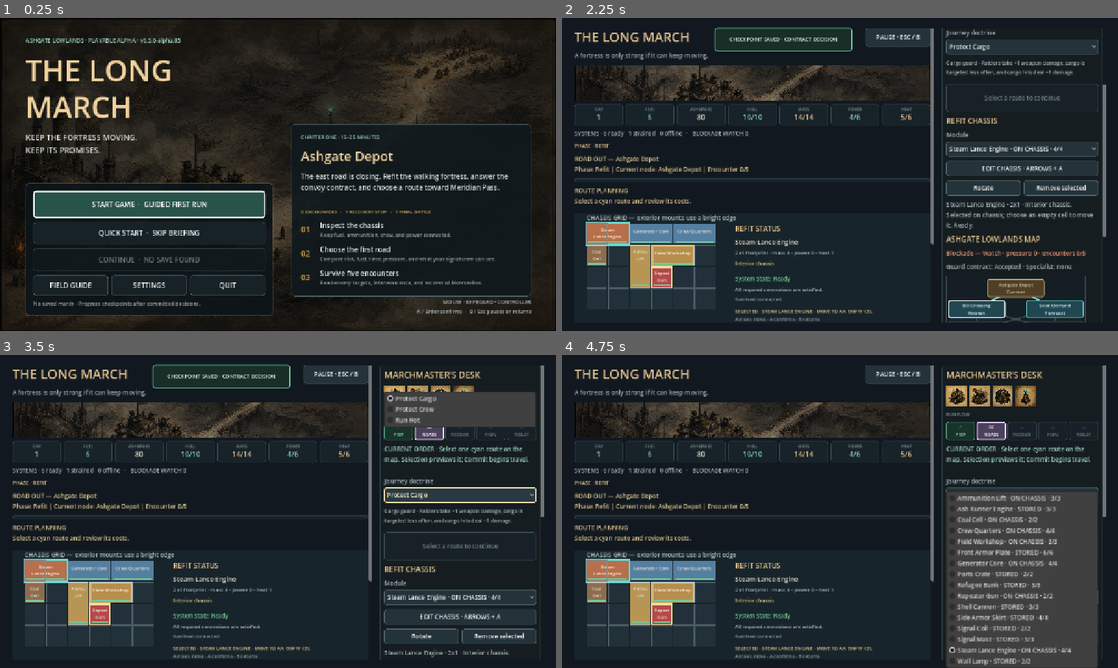
Above: before the commit, frames 1-4 (two rows, left to right).
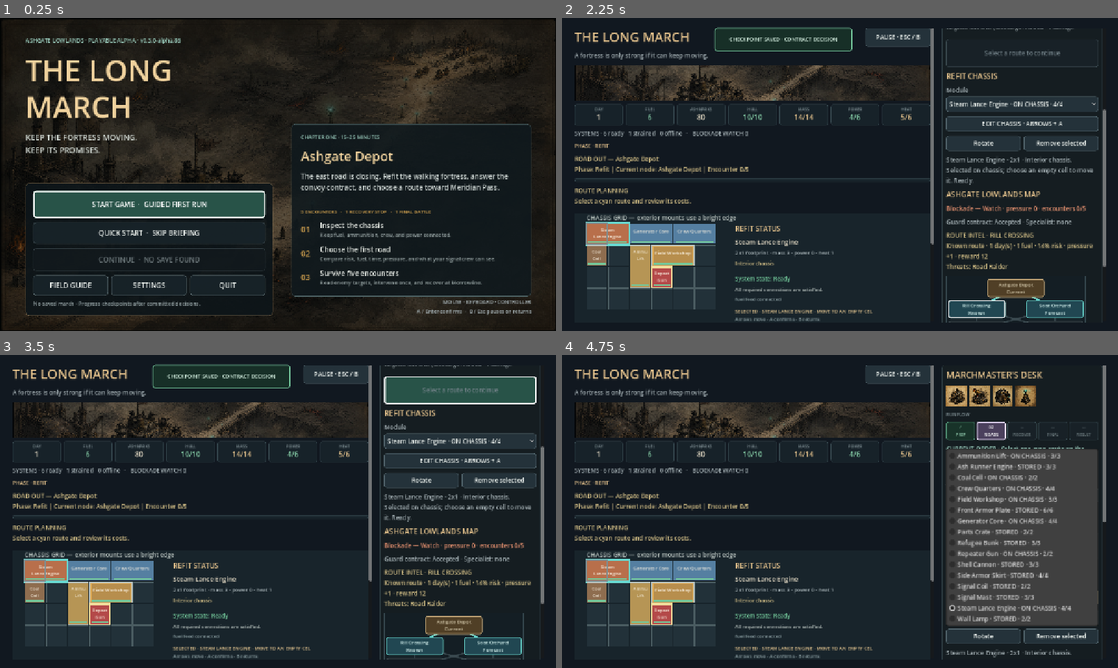
Above: after the commit, the same moments.

Repository: raphaelroshan/the-long-march
Game: Godot game, scene res://scenes/App.tscn
Same seed, same stepped clock (60 frames per second), same inputs: the game is played once before the commit and once after it.
Inputs (mouse positions are in pixels of both pictures, inside the frame that each line leads up to):
- Up to frame 1 (0.25 s): no input
- Up to frame 2 (2.25 s): click "START GAME · GUIDED FIRST RUN" at 0.5 s; click "SKIP BRIEFING" at 1.25 s; click "Guard the convoy" at 2 s
- Up to frame 3 (3.5 s): click (461, 383) at 2.75 s, where only the run before the commit has a clickable "Protect Cargo"
- Up to frame 4 (4.75 s): click (1023, 495) at 3.5 s, where only the run before the commit has a clickable "Protect Cargo"; click "Steam Lance Engine · ON CHASS…" at 4.25 s

The runs differ from the first frame. In frame 1, less than 0.1% of the frame differs, in the area x 31-33%, y 6-8%; in frame 2, 9.2%; in frame 3, 15%, in the area x 68-98%, y 3-98%; in frame 4, 9.3%.

Commit message:
Surface route intel above the map

Diff:
--- a/project.godot
+++ b/project.godot
@@ -4,7 +4,7 @@
 
 [application]
 config/name="The Long March"
-config/version="0.3.0-alpha.85"
+config/version="0.3.0-alpha.86"
 run/main_scene="res://scenes/App.tscn"
 config/features=PackedStringArray("4.4", "GL Compatibility")
 
--- a/src/ui/campaign_map.gd
+++ b/src/ui/campaign_map.gd
@@ -3,8 +3,9 @@
 
 signal node_selected(node_id: String)
 signal route_committed(node_id: String)
-
-const MAP_SIZE := Vector2(320, 356)
+signal node_inspected(node_id: String, detail: String)
+
+const MAP_SIZE := Vector2(320, 292)
 const NODE_SIZE := Vector2(132, 40)
 const NODE_ORDER := [
 	"ashgate_depot",
@@ -52,7 +53,6 @@
 var current_previews: Dictionary = {}
 var interaction_is_blocked: bool = false
 var selected_node: String = ""
-var detail_label: Label
 var commit_button: Button
 
 func _init() -> void:
@@ -60,15 +60,6 @@
 	size_flags_horizontal = Control.SIZE_EXPAND_FILL
 	mouse_filter = Control.MOUSE_FILTER_PASS
 	_build_node_buttons()
-	detail_label = Label.new()
-	detail_label.position = Vector2(8, 296)
-	detail_label.size = Vector2(304, 55)
-	detail_label.horizontal_alignment = HORIZONTAL_ALIGNMENT_CENTER
-	detail_label.vertical_alignment = VERTICAL_ALIGNMENT_CENTER
-	detail_label.autowrap_mode = TextServer.AUTOWRAP_WORD_SMART
-	detail_label.add_theme_font_size_override("font_size", 11)
-	detail_label.add_theme_color_override("font_color", Color("#c8d1d1"))
-	add_child(detail_label)
 	commit_button = Button.new()
 	commit_button.custom_minimum_size = Vector2(0, 64)
 	commit_button.size_flags_horizontal = Control.SIZE_EXPAND_FILL
@@ -170,19 +161,21 @@
 	return "Unscouted route · %d day(s) · %d fuel\nBroad warning: %s. Risk, reward, and exact contacts are unknown." % [int(preview.get("days", 0)), int(preview.get("fuel", 0)), String(preview.get("threat_hint", "uncertain pressure"))]
 
 func _show_node_detail(node_id: String) -> void:
+	node_inspected.emit(node_id, detail_for(node_id))
+
+func detail_for(node_id: String) -> String:
 	var status := status_for(node_id)
 	if status in ["available", "selected"]:
-		detail_label.text = ("SELECTED — " if status == "selected" else "") + _preview_tooltip(current_previews.get(node_id, {}))
-	elif status == "closed":
-		detail_label.text = "%s is closed at Break pressure. Reliable forecasting can reopen it." % String(SHORT_NAMES.get(node_id, node_id))
-	elif status == "blocked":
-		detail_label.text = "Resolve the current contract or local decision before taking this road."
-	elif status == "current":
-		detail_label.text = "%s is the fortress's current position." % String(SHORT_NAMES.get(node_id, node_id))
-	elif status == "secured":
-		detail_label.text = "%s is secured behind the fortress." % String(SHORT_NAMES.get(node_id, node_id))
-	else:
-		detail_label.text = "%s is charted but not yet reachable." % String(SHORT_NAMES.get(node_id, node_id))
+		return ("SELECTED — " if status == "selected" else "") + _preview_tooltip(current_previews.get(node_id, {}))
+	if status == "closed":
+		return "%s is closed at Break pressure. Reliable forecasting can reopen it." % String(SHORT_NAMES.get(node_id, node_id))
+	if status == "blocked":
+		return "Resolve the current contract or local decision before taking this road."
+	if status == "current":
+		return "%s is the fortress's current position." % String(SHORT_NAMES.get(node_id, node_id))
+	if status == "secured":
+		return "%s is secured behind the fortress." % String(SHORT_NAMES.get(node_id, node_id))
+	return "%s is charted but not yet reachable." % String(SHORT_NAMES.get(node_id, node_id))
 
 func configure(view: Dictionary) -> void:
 	campaign_edges = view.get("edges", {}).duplicate(true)
@@ -256,14 +249,11 @@
 			var days := int(selected_preview.get("days", 0))
 			commit_button.text = "COMMIT · %s\n%d DAY%s · %d FUEL · %.0f%% RISK\nHEAT %d/%d · PRESSURE +%d" % [String(SHORT_NAME …(232 unchanged characters)…
 			commit_button.tooltip_text = "Pay the displayed route costs and begin this encounter."
-		_show_node_detail(selected_node)
 	elif not available_nodes.is_empty():
 		commit_button.text = "Select a route to continue"
 		commit_button.tooltip_text = "Choose one of the cyan route nodes before committing."
-		_show_node_detail(available_nodes[0])
 	elif not current_node.is_empty():
 		commit_button.text = "No route selected"
-		_show_node_detail(current_node)
 	queue_redraw()
 
 func _to_string_array(value: Variant) -> Array[String]:
--- a/src/ui/main.gd
+++ b/src/ui/main.gd
@@ -612,6 +612,7 @@
 	campaign_map = CampaignMapView.new()
 	campaign_map.node_selected.connect(_on_campaign_node_selected)
 	campaign_map.route_committed.connect(_on_campaign_route_committed)
+	campaign_map.node_inspected.connect(_on_campaign_node_inspected)
 	campaign_node_buttons = campaign_map.node_buttons
 	campaign_commit_button = campaign_map.commit_button
 	campaign_map.remove_child(campaign_commit_button)
@@ -653,6 +654,7 @@
 	route_preview_label.custom_minimum_size = Vector2(320, 64)
 	route_preview_label.add_theme_color_override("font_color", Color("#d8c389"))
 	controls.add_child(route_preview_label)
+	controls.move_child(route_preview_label, campaign_map.get_index())
 
 	travel_button = Button.new()
 	travel_button.text = "Depart: Ashgate → Morrowline"
@@ -1239,6 +1241,12 @@
 	_set_event("Route selected: %s. Review its costs and forecast, then commit when ready." % String(preview.get("name", node_id)))
 	_refresh_ui()
 	_focus_control(campaign_commit_button)
+
+func _on_campaign_node_inspected(node_id: String, detail: String) -> void:
+	if not campaign_map.visible:
+		return
+	var node_name := String(LongMarchState.CAMPAIGN_NODES.get(node_id, {}).get("name", node_id))
+	route_preview_label.text = "ROUTE INTEL · %s\n%s" % [node_name.to_upper(), detail]
 
 func _on_campaign_route_committed(node_id: String) -> void:
 	if node_id.is_empty() or node_id != selected_campaign_node_id:
@@ -1858,6 +1866,10 @@
 		route_preview_label.text = "Run complete — %s." % state.final_result.replace("_", " ").capitalize()
 	else:
 		route_preview_label.text = "On the road — risk %.0f%%, pressure %d, doctrine %s." % [state.current_route_risk * 100.0, state.encounter_pressure, state.encounter_target_doctrine.replace("_", " ").capitalize()]
+	var focus_owner := get_viewport().gui_get_focus_owner()
+	if campaign_map.visible and focus_owner in campaign_node_buttons:
+		var focused_node_id := String(focus_owner.get_meta("node_id", ""))
+		_on_campaign_node_inspected(focused_node_id, campaign_map.detail_for(focused_node_id))
 	var dependencies: Dictionary = snapshot.dependencies
 	var safe_color := Color("#8bd6ad")
 	var warning_color := Color("#e8c58e")
--- a/tests/test_prototype_flow.gd
+++ b/tests/test_prototype_flow.gd
@@ -210,7 +210,7 @@
 	game._refresh_ui()
 	game.campaign_map.button_for("rill_crossing").grab_focus()
 	await process_frame
-	_expect(game.campaign_map.detail_label.text.contains("Known route"), "keyboard or controller focus should expose the same route detail as mouse hover")
+	_expect(game.route_preview_label.text.contains("ROUTE INTEL · RILL CROSSING") and game.route_preview_label.text.contains("Known route"), "keyboard or controller focus should expose route intel above the map")
 	await _press_campaign_node("rill_crossing")
 	await process_frame
 	_expect(game.state.phase == "battle", "the first map choice should begin a road encounter")
Not shown, changed: export_presets.cfg
Not shown, changed: docs/decision_log.md
